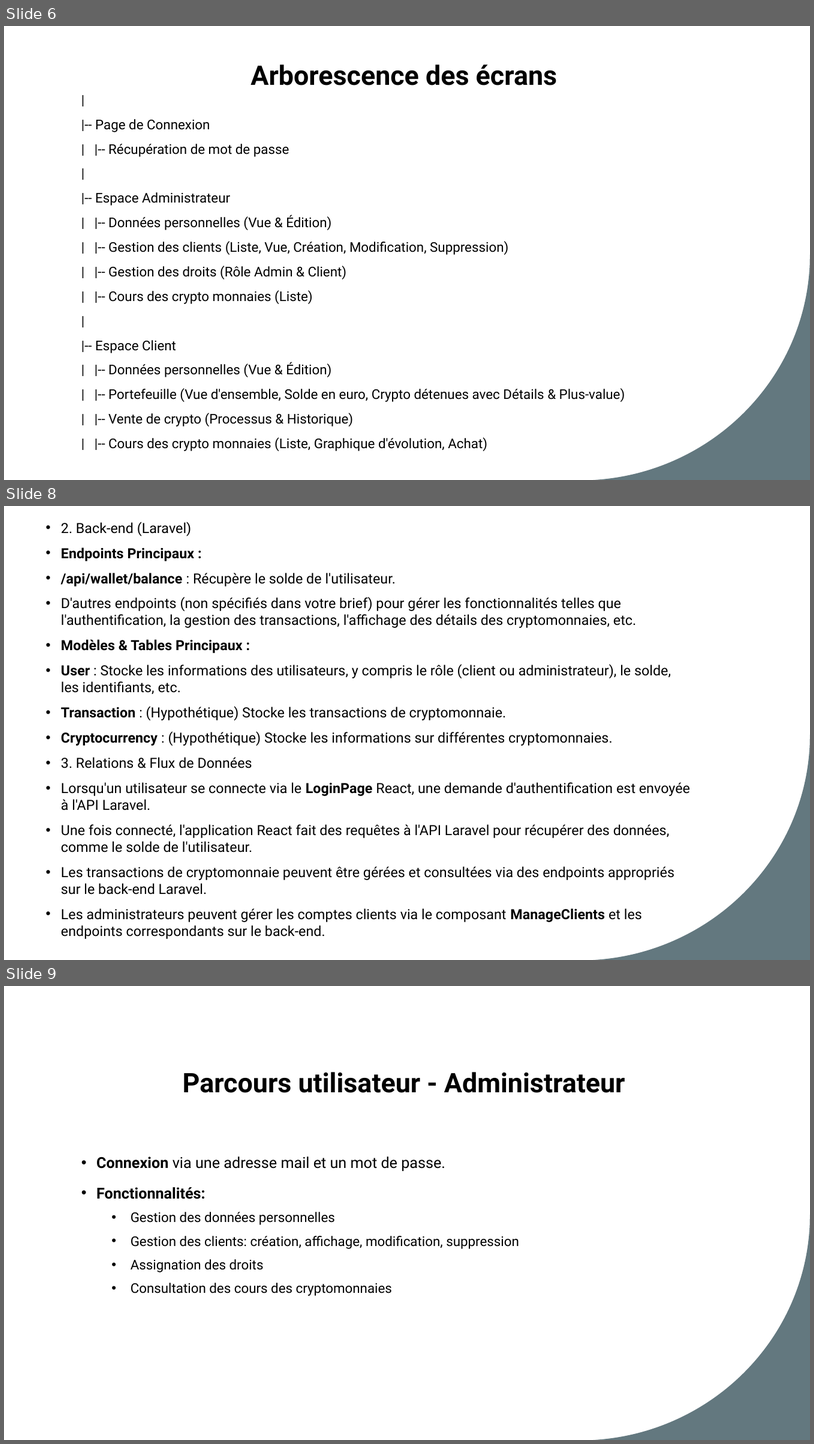
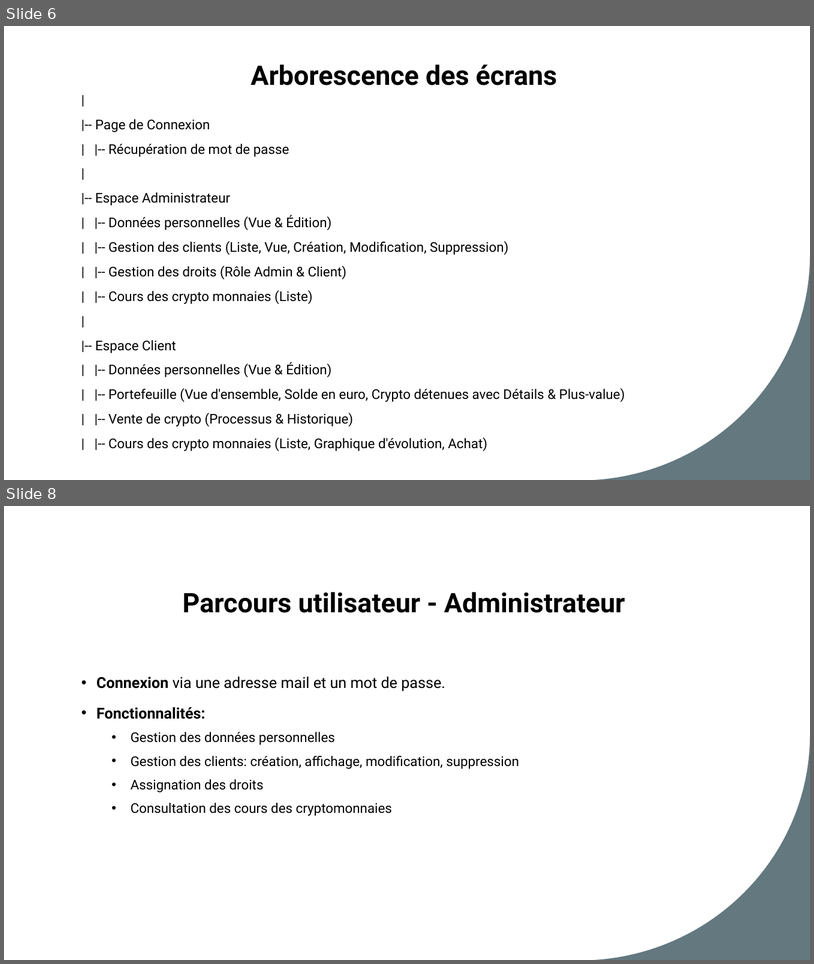
Before and after one commit to FlorentGATTI/projet-finale_bitchest, a slide deck: Bitchest_slides.pptx. Shown one above the other, each under a label of ours: slides 6, 8 and 9 before the commit, slides 6 and 8 after it; the slides between them are not shown. The pictures are 814x1444 and 814x964 pixels, drawn with LibreOffice and Linux fonts; fonts in the diff are those of the drawing. Boxes give left, top, right and bottom in pixels: in the first picture for what was removed or moved away, otherwise in the second. Text is boxed around its words. In the diff, an @@ line names an element or a change of style, - is before the commit and + after.

```diff
--- a/Bitchest_slides.pptx
+++ b/Bitchest_slides.pptx
@@ slide 8 removed at bbox=[4, 506, 810, 960], background #FFFFFF; not listed: 1 template element that a slide beside it also shows @@
@@ text removed at bbox=[61, 522, 690, 939] @@
-• 2. Back-end (Laravel)
-• Endpoints Principaux :
-• /api/wallet/balance : Récupère le solde de l'utilisateur.
-• D'autres endpoints (non spécifiés dans votre brief) pour gérer les fonctionnalités telles que l'authentification, la gestion des transactions, l'affichage des détails des cryptomonnaies, etc.
-• Modèles & Tables Principaux :
-• User : Stocke les informations des utilisateurs, y compris le rôle (client ou administrateur), le solde, les identifiants, etc.
-• Transaction : (Hypothétique) Stocke les transactions de cryptomonnaie.
-• Cryptocurrency : (Hypothétique) Stocke les informations sur différentes cryptomonnaies.
-• 3. Relations & Flux de Données
-• Lorsqu'un utilisateur se connecte via le LoginPage React, une demande d'authentification est envoyée à l'API Laravel.
-• Une fois connecté, l'application React fait des requêtes à l'API Laravel pour récupérer des données, comme le solde de l'utilisateur.
-• Les transactions de cryptomonnaie peuvent être gérées et consultées via des endpoints appropriés sur le back-end Laravel.
-• Les administrateurs peuvent gérer les comptes clients via le composant ManageClients et les endpoints correspondants sur le back-end.
@@ what was slide 9 is now slide 8 @@
```
Also in this commit, not shown: 6 slides changed, 2 slides added, 1 other slide removed, 9 other files.
